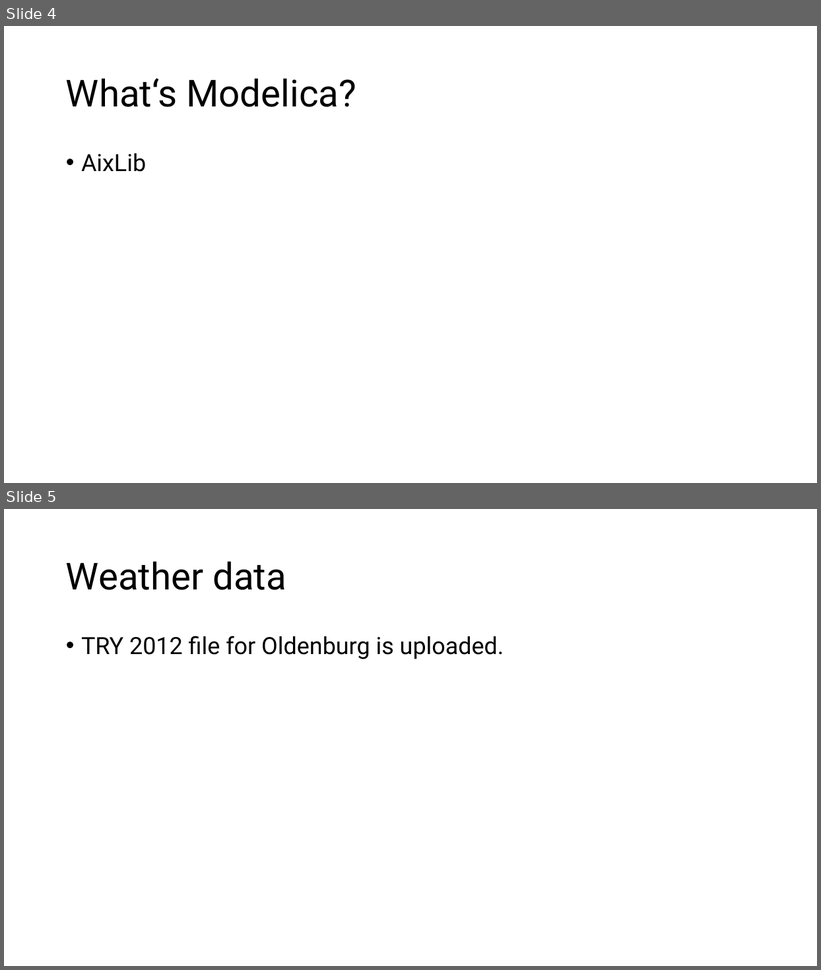
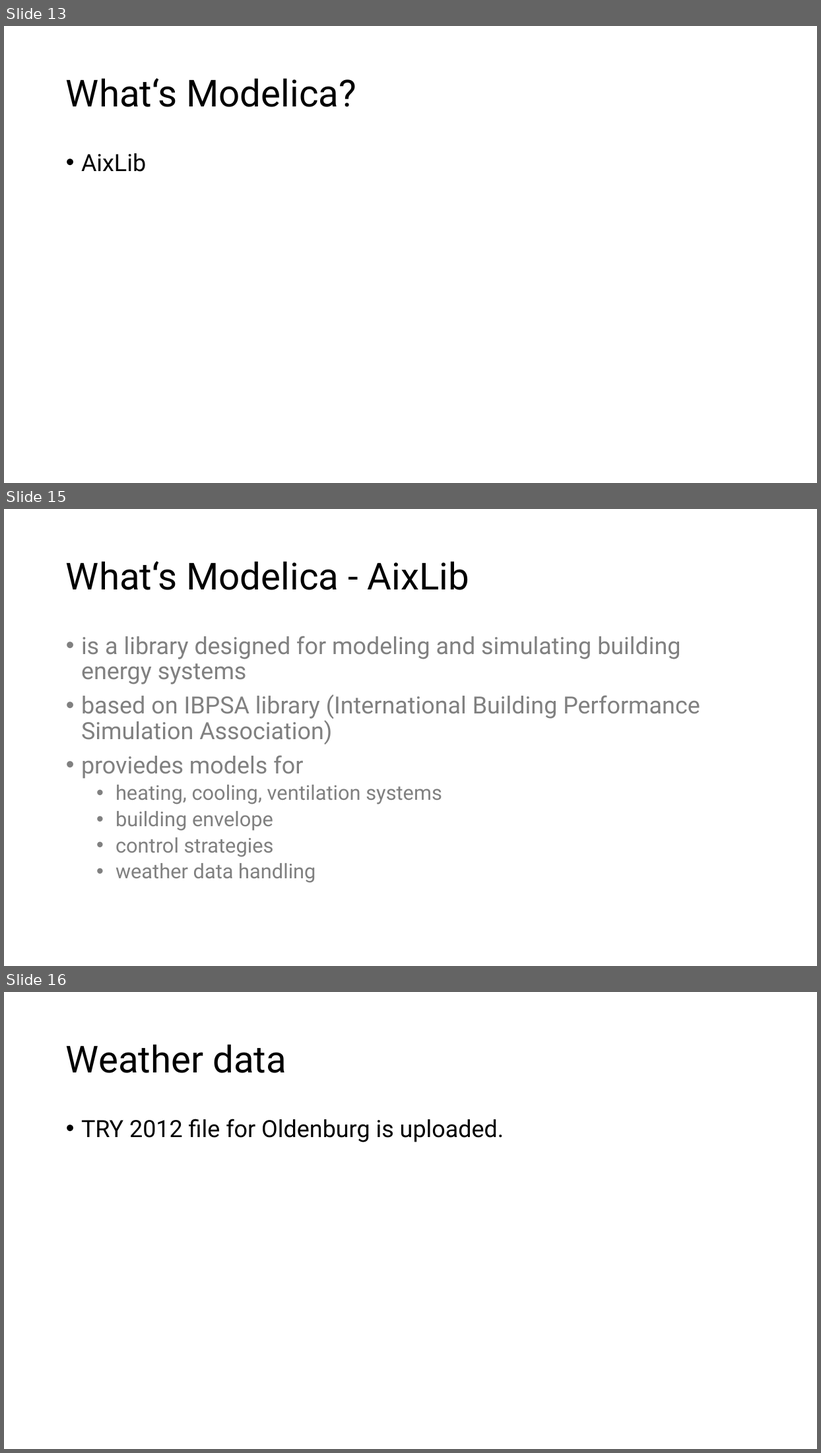
Before and after one commit to eyjomoin/Modeling-buildings-and-their-heating-systems, a slide deck: presentation/heat.pptx. Shown one above the other, each under a label of ours: slides 4 and 5 before the commit, slides 13, 15 and 16 after it; the slides between them are not shown. The pictures are 821x970 and 821x1453 pixels, drawn with LibreOffice and Linux fonts; fonts in the diff are those of the drawing. Boxes give left, top, right and bottom in pixels: in the first picture for what was removed or moved away, otherwise in the second. Text is boxed around its words. In the diff, an @@ line names an element or a change of style, - is before the commit and + after.

```diff
--- a/presentation/heat.pptx
+++ b/presentation/heat.pptx
@@ slide 15 added at [4,509,817,966], background #FFFFFF @@
@@ title added at [66,561,469,590], 44 pt, text #000000 @@
+What‘s Modelica - AixLib
@@ text added at [81,636,700,883], 28 pt, text #808080 @@
+• is a library designed for modeling and simulating building energy systems
+• based on IBPSA library (International Building Performance Simulation Association)
+• proviedes models for
+  • heating, cooling, ventilation systems
+  • building envelope
+  • control strategies
+  • weather data handling
@@ what was slide 4 is now slide 13 @@
@@ what was slide 5 is now slide 16 @@
```
Also in this commit, not shown: 11 other slides added, 1 slide removed, 1 other file.
